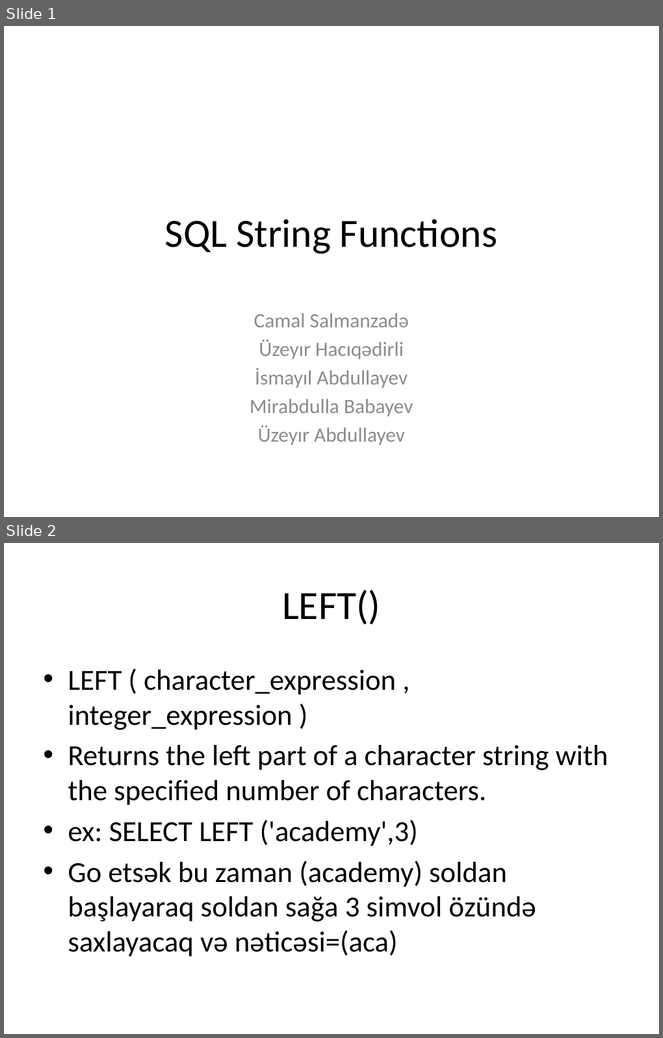
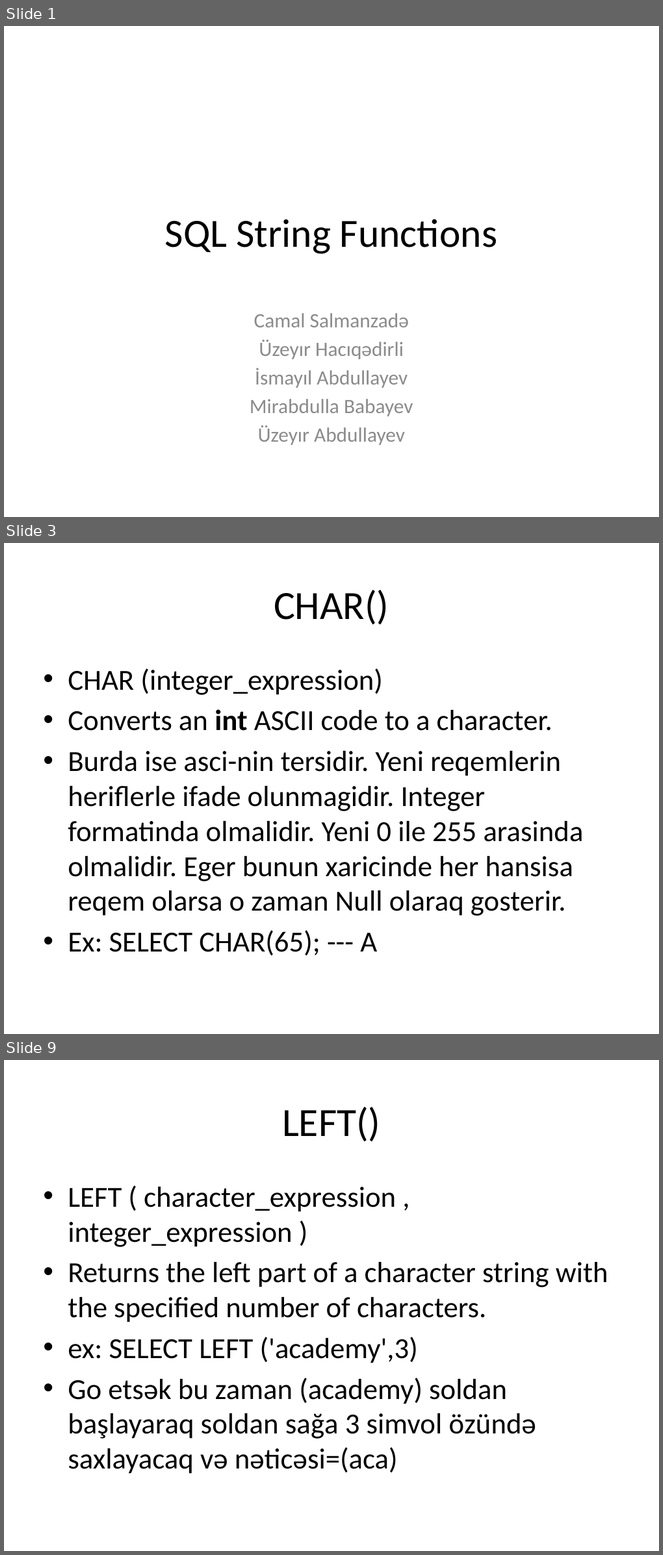
Before and after one commit to s-jamal/P202-25.04.2017, a slide deck: sql string functions.pptx. Shown one above the other, each under a label of ours: slides 1 and 2 before the commit, slides 1, 3 and 9 after it; the slides between them are not shown. The pictures are 663x1038 and 663x1555 pixels, drawn with LibreOffice and Linux fonts; fonts in the diff are those of the drawing. Boxes give left, top, right and bottom in pixels: in the first picture for what was removed or moved away, otherwise in the second. Text is boxed around its words. In the diff, an @@ line names an element or a change of style, - is before the commit and + after.

```diff
--- a/sql string functions.pptx
+++ b/sql string functions.pptx
@@ slide 3 added at (4, 543, 659, 1034), background #FFFFFF @@
@@ title added at (274, 590, 389, 625), 44 pt, text #000000 @@
+CHAR()
@@ text added at (68, 668, 584, 956), 32 pt, text #000000 @@
+• CHAR (integer_expression)
+• Converts an int ASCII code to a character.
+• Burda ise asci-nin tersidir. Yeni reqemlerin heriflerle ifade olunmagidir. Integer formatinda olmalidir. Yeni 0 ile 255 arasinda olmalidir. Eger bunun xaricinde her hansisa reqem olarsa o zaman Null olaraq gosterir.
+• Ex: SELECT CHAR(65); --- A
@@ what was slide 2 is now slide 9 @@
```
Also in this commit, not shown: 3 slides changed, 12 other slides added, 1 other file.
